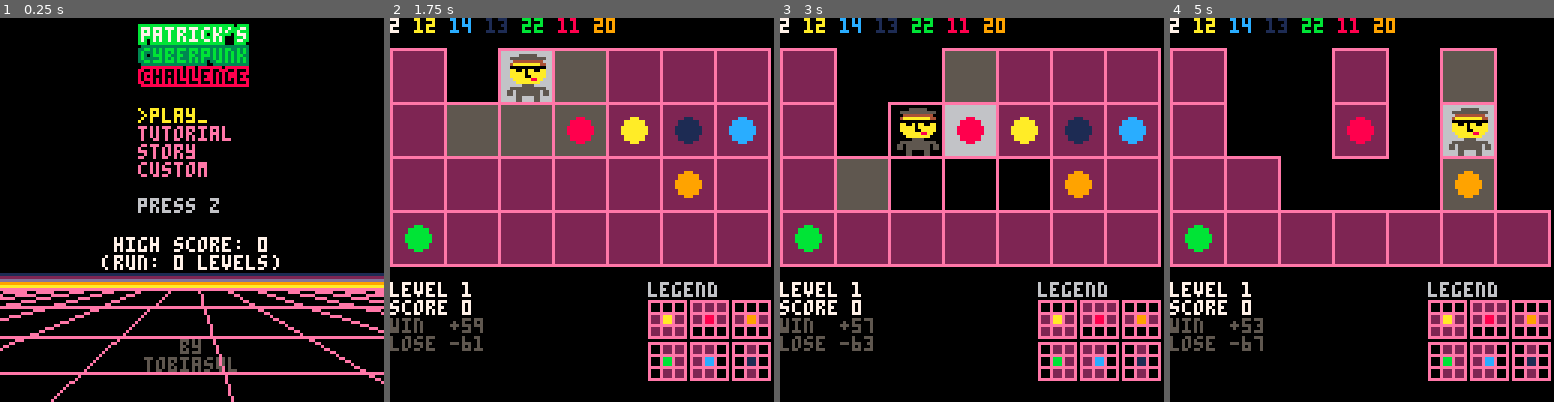
Above: before the commit, frames 1-4 (left to right).
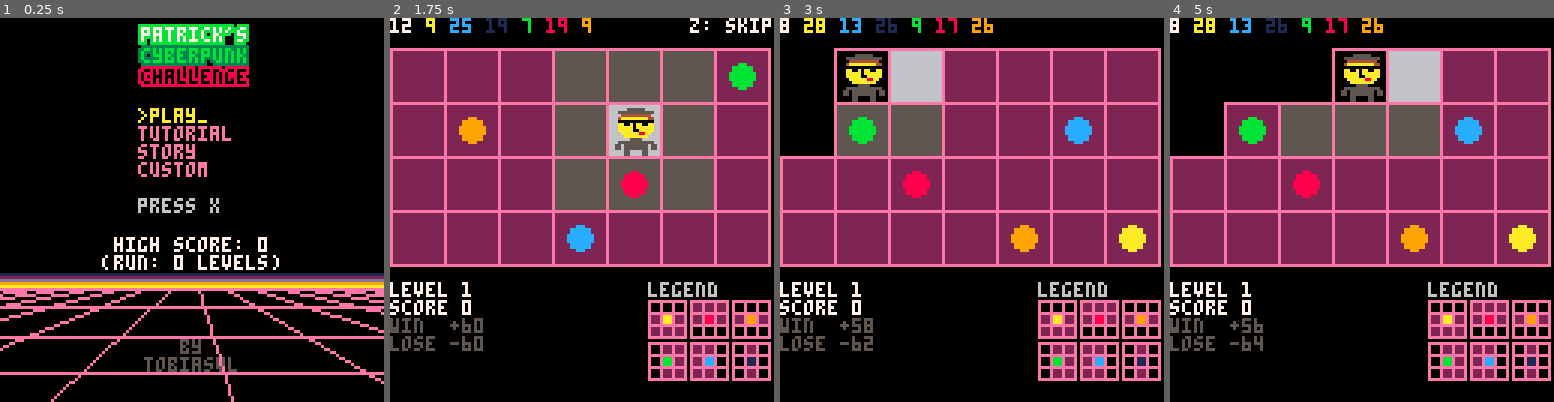
Above: after the commit, the same moments.

Repository: tobiasvl/patrick
Game: PICO-8 cartridge patrick.p8
Two runs of this game, one before a commit and one after it. Both use one fixed random seed, a clock stepped at 60 frames per second and the inputs below.
Inputs (mouse positions are in pixels of both pictures, inside the frame that each line leads up to):
- Up to frame 1 (0.25 s): no input
- Up to frame 2 (1.75 s): tap X (X key) at 0.33, 1.07 s; click (670, 121) at 0.67 s; tap O (Z key) at 0.7, 1.7 s; click (436, 267) at 1.22 s; hold Right from 1.6 s (still down)
- Up to frame 3 (3 s): click (887, 114) at 1.77 s; tap X (X key) at 1.85, 2.97 s; release Right at 2.1 s; tap O (Z key) at 2.1, 2.5, 2.9 s; hold Up 2.15-2.42 s; click (952, 259) at 2.32 s; hold Right from 2.47 s (still down); click (1014, 106) at 2.87 s
- Up to frame 4 (5 s): release Right at 3.03 s; hold Left 3.08-3.58 s; tap O (Z key) every 0.4 s from 3.3 to 4.9 s; click (1465, 256) at 3.42 s; hold Down 3.63-3.97 s; click (1231, 102) at 3.97 s; hold Right 4.02-4.68 s; tap X (X key) at 4.08 s; click (1292, 248) at 4.52 s; hold Up from 4.73 s (still down)

The runs differ from the first frame. In frame 1, less than 0.1% of the frame differs, in the area x 54-58%, y 46-51%; in frame 2, 22%; in frame 3, 24%; in frame 4, 34%, in the area x 0-100%, y 0-86%.

Commit message:
Swap X and O buttons

Diff:
--- a/patrick.p8
+++ b/patrick.p8
@@ -80,7 +80,7 @@
     menuitem(1)
     if (button==4) menu_selection=menu_selection==1 and #menu or menu_selection-1
     if (button==8) menu_selection=(menu_selection%#menu)+1
-    if (button==0x10) menu[menu_selection][1]()
+    if (button==0x20) menu[menu_selection][1]()
     local x,y=stat(32),stat(33)
     if x!=old_x or y!=old_y or mouse then
       old_x,old_y=x,y
@@ -104,7 +104,7 @@
     end
   elseif mode==modes.play or mode==modes.custom_play then
     menuitem(1,"title screen",function() mode=modes.title_screen music(0) end)
-    if (mode==modes.play and button==0x20 and destroyed==0) init_board()
+    if (mode==modes.play and button==0x10 and destroyed==0) init_board()
     if destroyed==27 then
       sfx(25)
       mode=mode==modes.play and modes.win or modes.win_custom
@@ -132,7 +132,7 @@
     if get_tile(new_highlight.x,new_highlight.y)>=0 then
       highlight=new_highlight
     end
-    if (button==0x10 or mouse) and not (highlight.x==patrick.x and highlight.y==patrick.y) then
+    if (button==0x20 or mouse) and not (highlight.x==patrick.x and highlight.y==patrick.y) then
       steps+=1
       mouse=false
       destroy_tile(patrick.x,patrick.y)
@@ -166,7 +166,7 @@
       end
     end
   elseif mode==modes.win then
-    if btnp(4) or mouse then
+    if btnp(5) or mouse then
       score+=60-steps
       run+=1
       if (score>high_score) dset(1,score) dset(2,run)
@@ -175,7 +175,7 @@
       mouse=false
     end
   elseif mode==modes.game_over then
-    if btnp(4) or mouse then
+    if btnp(5) or mouse then
       score=max(0,score-60+steps)
       run+=1
       if (score>high_score) dset(1,score) dset(2,run)
@@ -184,7 +184,7 @@
       mouse=false
     end
   elseif mode==modes.win_custom or mode==modes.game_over_custom then
-    if btnp(4) or mouse then
+    if btnp(5) or mouse then
       board=backup.board
       patrick=backup.patrick
       balls=backup.balls
@@ -193,7 +193,7 @@
     end
   elseif mode==modes.tutorial then
     menuitem(1,"title screen",function() mode=modes.title_screen music(0) end)
-    if btnp(4) or mouse then
+    if btnp(5) or mouse then
       page+=1
       if (page==6) init_board()
       if (page==12) mode=modes.play
@@ -236,7 +236,7 @@
     end
   elseif mode==modes.custom then
     menuitem(1,"title screen",function() mode=modes.title_screen music(0) end)
-    if patrick.x>0 and btnp(4) then
+    if patrick.x>0 and btnp(5) then
       highlight.x,highlight.y=patrick.x,patrick.y
       mode=modes.custom_play
       steps=0
@@ -332,7 +332,7 @@
         print(menu[i][2])
       end
     end
-    if (flr(time())%2==0) center("\npress "..buttons.o,6)
+    if (flr(time())%2==0) center("\npress "..buttons.x,6)
     color()
     high_score=dget(1)
     high_run=dget(2)
@@ -371,7 +371,7 @@
     end
   elseif mode==modes.tutorial then
     cls()
-    local s=buttons.o..": next"
+    local s=buttons.x..": next"
     print(s,128-((keyboard and 7 or 8)*4),0,7)
     local offset=10
     for y=1,4 do
@@ -403,7 +403,7 @@
       print("that is adjacent to where he is.")
       print("(even diagonally!)")
       print("                 ⬆️")
-      print("select square: ⬅️⬇️➡️  move: "..buttons.o)
+      print("select square: ⬅️⬇️➡️  move: "..buttons.x)
       print("                  (or mouse)")
     elseif page==3 then
       print("each time patrick moves, the")
@@ -483,7 +483,7 @@
   elseif mode==modes.play or mode==modes.win or mode==modes.game_over or mode==modes.custom_play then
     cls()
     print_code()
-    if (destroyed==0 and mode==modes.play) local s=buttons.x..": skip" print(s,128-((keyboard and 7 or 8)*4),0,7)
+    if (destroyed==0 and mode==modes.play) local s=buttons.o..": skip" print(s,128-((keyboard and 7 or 8)*4),0,7)
     local offset=10
     for y=1,4 do
       for x=1,7 do
@@ -538,26 +538,26 @@
     if (not emulated) spr(16,stat(32),stat(33))
   end
   if mode==modes.win then
-    local s=buttons.o..": next"
+    local s=buttons.x..": next"
     print(s,128-((keyboard and 7 or 8)*4),0,7)
     print("score "..score,0,94,5)
     print("win  +"..60-steps,0,100,11)
     print("score="..score+(60-steps),0,114,7)
     all_right()
   elseif mode==modes.game_over then
-    local s=buttons.o..": next"
+    local s=buttons.x..": next"
     print(s,128-((keyboard and 7 or 8)*4),0,7)
     print("score "..score,0,94,5)
     print("lose -"..60+steps,0,106,8)
     print("score="..max(0,score-(60+steps)),0,114,7)
     oh_no()
   elseif mode==modes.win_custom then
-    local s=buttons.o..": edit"
+    local s=buttons.x..": edit"
     print(s,128-((keyboard and 7 or 8)*4),0,7)
     print("score "..60-steps,0,100,11)
     all_right()
   elseif mode==modes.game_over_custom then
-    local s=buttons.o..": edit"
+    local s=buttons.x..": edit"
     print(s,128-((keyboard and 7 or 8)*4),0,7)
     print("lose -"..60+steps,0,106,8)
     oh_no()
@@ -648,7 +648,7 @@
   elseif mode==modes.custom then
     cls()
     print_code()
-    if (patrick.x>0) local s=buttons.o..": play" print(s,128-((keyboard and 7 or 8)*4),0,7)
+    if (patrick.x>0) local s=buttons.x..": play" print(s,128-((keyboard and 7 or 8)*4),0,7)
     print_legend()
     local offset=10
     for y=1,4 do
